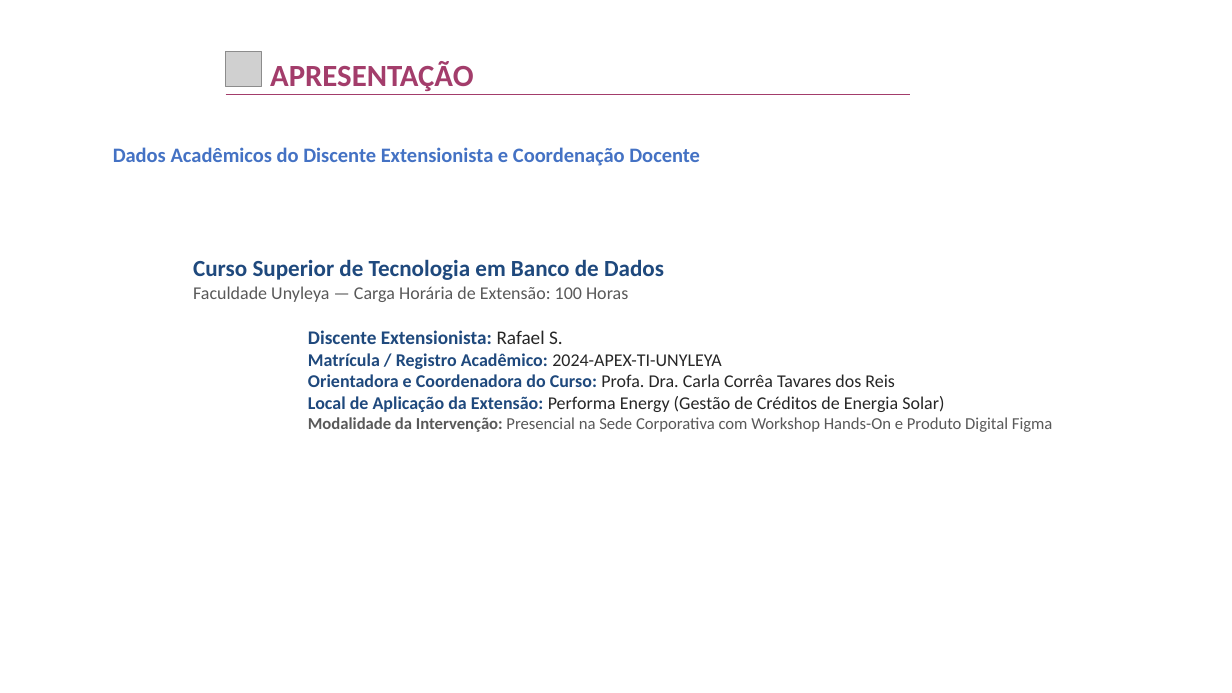
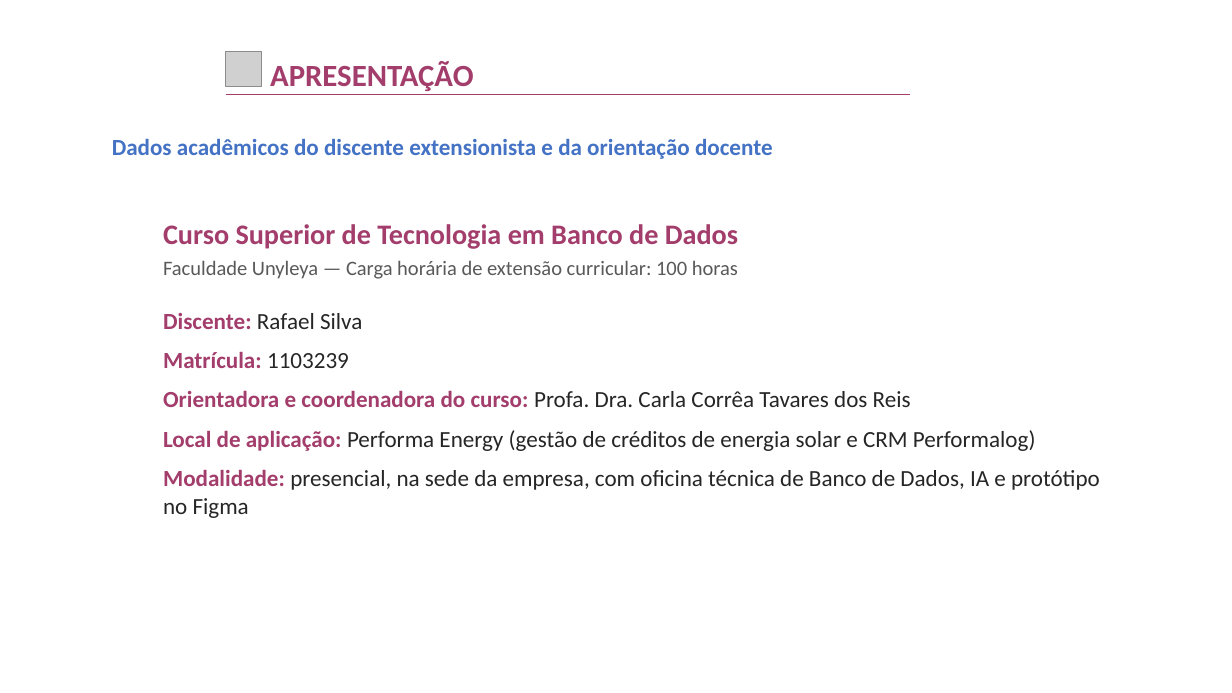
Before and after one commit to rafasants1/apex, a slide deck: slide 3 of TEMPLATE_PREENCHIDO_APEX_V_PERFORMA_ENERGY.pptx. Drawn at 1232x693 pixels with LibreOffice and Linux fonts; fonts in the diff are those of the drawing; grey boxes stand for pictures; background and template pictures are left out. Boxes give left, top, right and bottom in pixels: in the first picture for what was removed or moved away, otherwise in the second. Text is boxed around its words. In the diff, an @@ line names an element or a change of style, - is before the commit and + after.

Commit message:
feat(apex-v): aplicacao integral das correcoes ABNT/layout, pacotes modulares M1/M2 e suite Performalog Atendimento

```diff
--- a/TEMPLATE_PREENCHIDO_APEX_V_PERFORMA_ENERGY.pptx
+++ b/TEMPLATE_PREENCHIDO_APEX_V_PERFORMA_ENERGY.pptx
@@ text at <box>112,139,773,159</box>: text changed; size 16 to 18 pt @@
-Dados Acadêmicos do Discente Extensionista e Coordenação Docente
+Dados acadêmicos do discente extensionista e da orientação docente
@@ text "Curso Superior de Tecnologia em ...": place and size @@
-text "Curso Superior de Tecnologia em ..." at <box>193,259,664,302</box>
+text "Curso Superior de Tecnologia em ..." at <box>163,224,738,279</box>
@@ text at <box>163,224,738,249</box>: size 18 to 22 pt, text colour #1F497D to #A33D6B in "Curso Superior de Tecnologia em Banco de ..." @@
@@ text at <box>163,260,738,279</box>: text changed; size 14 to 16 pt @@
-Faculdade Unyleya — Carga Horária de Extensão: 100 Horas
+Faculdade Unyleya — Carga horária de extensão curricular: 100 horas
@@ text at <box>163,313,1100,518</box>: text changed; size 14 to 18 pt; text colour #1F497D to #262626 @@
-Discente Extensionista: Rafael S.
-Matrícula / Registro Acadêmico: 2024-APEX-TI-UNYLEYA
-Orientadora e Coordenadora do Curso: Profa. Dra. Carla Corrêa Tavares dos Reis
-Local de Aplicação da Extensão: Performa Energy (Gestão de Créditos de Energia Solar)
-Modalidade da Intervenção: Presencial na Sede Corporativa com Workshop Hands-On e Produto Digital Figma
+Discente: Rafael Silva
+Matrícula: 1103239
+Orientadora e coordenadora do curso: Profa. Dra. Carla Corrêa Tavares dos Reis
+Local de aplicação: Performa Energy (gestão de créditos de energia solar e CRM Performalog)
+Modalidade: presencial, na sede da empresa, com oficina técnica de Banco de Dados, IA e protótipo no Figma
```
Also in this commit, not shown: 19 other slides changed, 43 other files.
